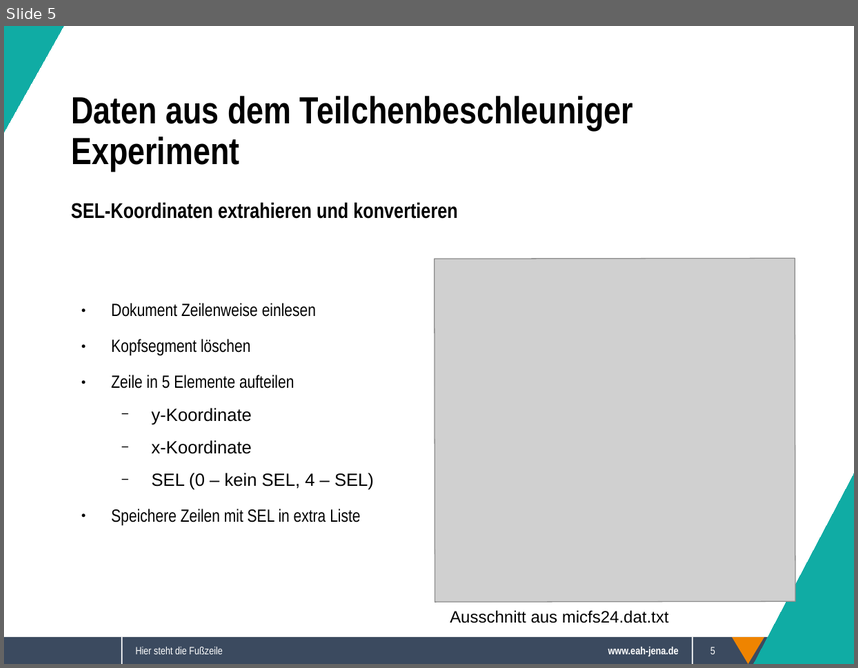
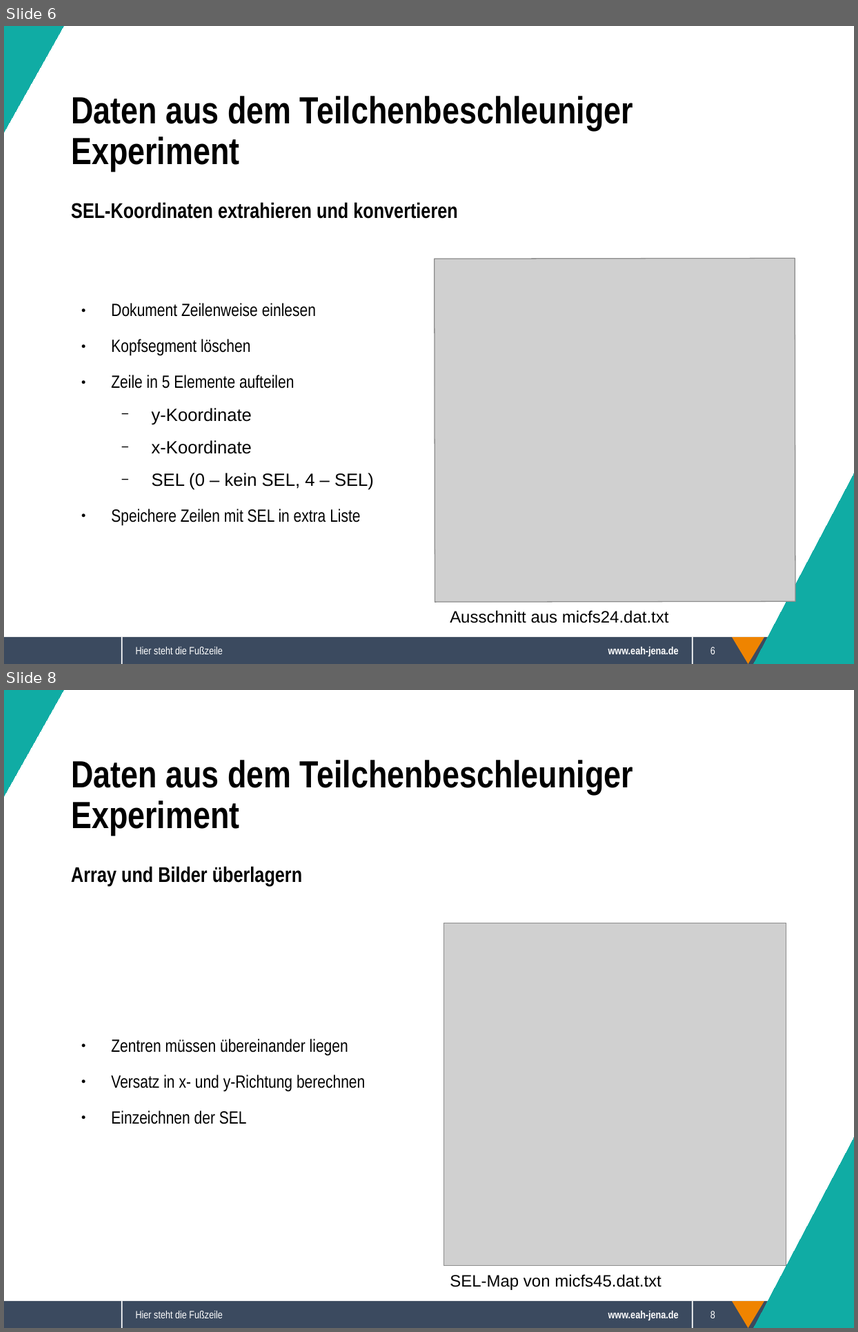
Before and after one commit to Sappy5053/Komplexpraktikum, a slide deck: Präsentation.odp. Shown one above the other, each under a label of ours: slide 5 before the commit, slides 6 and 8 after it; the slides between them are not shown. The pictures are 858x668 and 858x1332 pixels, drawn with LibreOffice and Linux fonts; fonts in the diff are those of the drawing; grey boxes stand for pictures; background and template pictures are left out. Boxes give left, top, right and bottom in pixels: in the first picture for what was removed or moved away, otherwise in the second. Text is boxed around its words. In the diff, an @@ line names an element or a change of style, - is before the commit and + after.

```diff
--- a/Präsentation.odp
+++ b/Präsentation.odp
@@ slide 8 added at <box>4,690,854,1328</box>, background #FFFFFF; not listed: 5 template elements that a slide beside it also shows @@
@@ right triangle added at <box>4,690,63,796</box>, fill #10ACA4, outline #10ACA4 0 pt @@
@@ text added at <box>71,760,633,835</box>, 32 pt, text #000000, bold @@
+Daten aus dem Teilchenbeschleuniger Experiment
@@ text added at <box>71,866,302,886</box>, 18 pt, text #000000, bold @@
+Array und Bilder überlagern
@@ picture added at <box>444,923,786,1265</box> @@
@@ text added at <box>111,1038,365,1124</box>, 15 pt, text #000000 @@
+● Zentren müssen übereinander liegen
+● Versatz in x- und y-Richtung berechnen
+● Einzeichnen der SEL
@@ right triangle added at <box>754,1138,854,1328</box>, fill #10ACA4, outline #10ACA4 0 pt @@
@@ text added at <box>450,1274,662,1290</box>, 14 pt, text #000000 @@
+SEL-Map von micfs45.dat.txt
@@ text added at <box>136,1310,222,1318</box>, 9 pt, text #FFFFFF @@
+Hier steht die Fußzeile
@@ page number added at <box>711,1310,715,1318</box>, 9 pt, text #FFFFFF @@
+8
@@ what was slide 5 is now slide 6 @@
@@ page number at <box>711,646,715,654</box>: text changed @@
-5
+6
```
Also in this commit, not shown: 2 slides changed, 2 other slides added, 17 other files.
